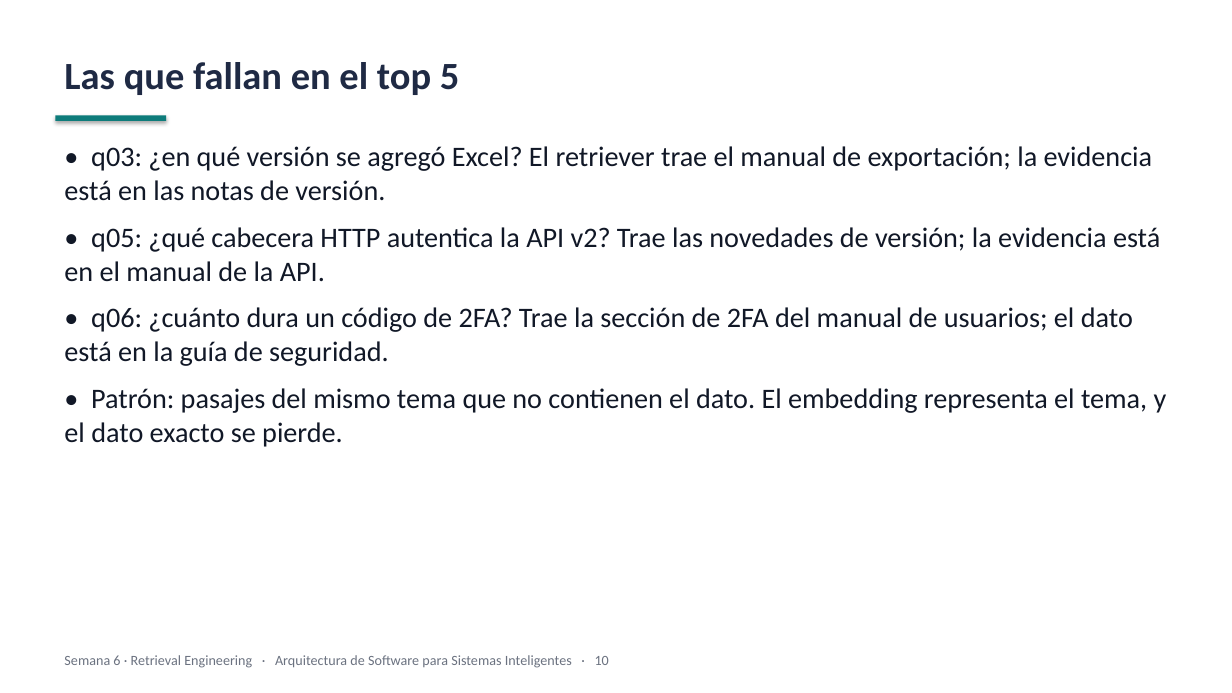
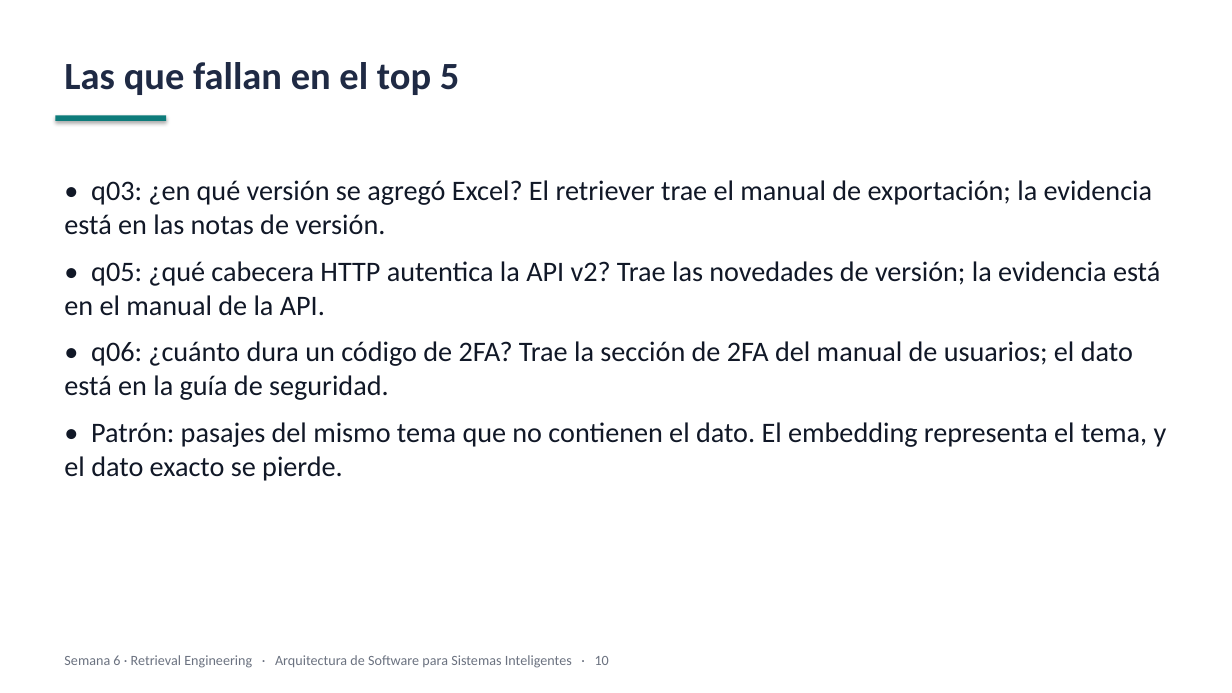
Before and after one commit to JunBarrs24/itm-maestria-llms, a slide deck: slide 10 of week-06/slides/week-06-slides.pptx. Drawn at 1232x693 pixels with LibreOffice and Linux fonts; fonts in the diff are those of the drawing. Boxes give left, top, right and bottom in pixels: in the first picture for what was removed or moved away, otherwise in the second. Text is boxed around its words. In the diff, an @@ line names an element or a change of style, - is before the commit and + after.

```diff
--- a/week-06/slides/week-06-slides.pptx
+++ b/week-06/slides/week-06-slides.pptx
@@ text "• q03: ¿en qué versión ...": place and size @@
-text "• q03: ¿en qué versión ..." at (64, 146, 1167, 447)
+text "• q03: ¿en qué versión ..." at (64, 180, 1167, 481)
```
Also in this commit, not shown: 14 other slides changed, 1 slide added, 7 slides removed, 51 other files.
